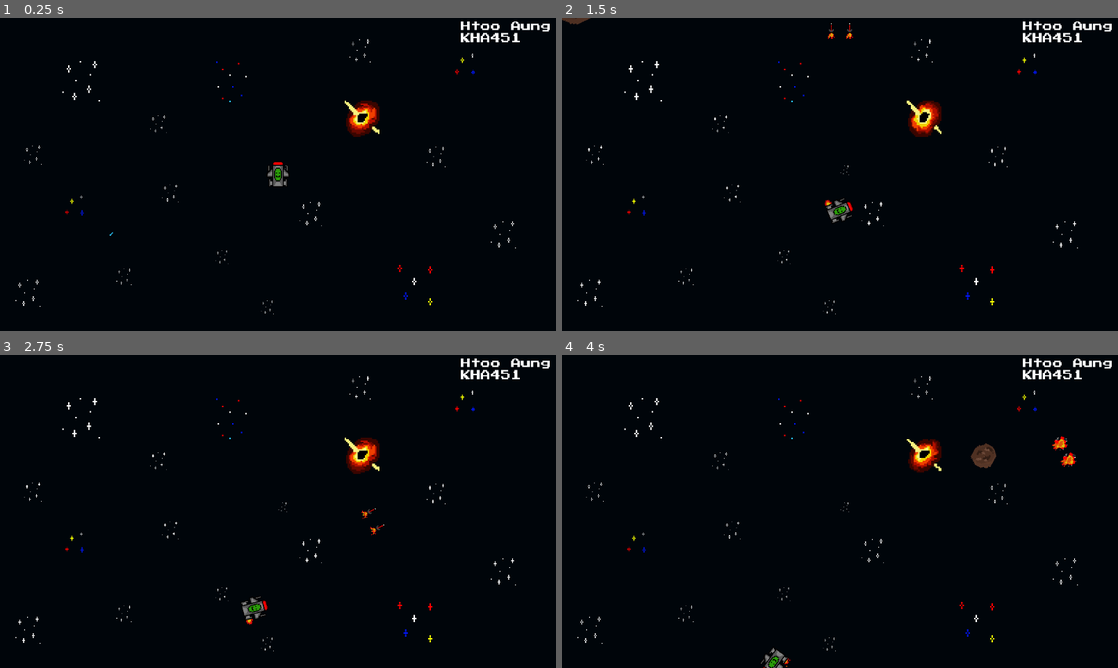
Above: before the commit, frames 1-4 (two rows, left to right).
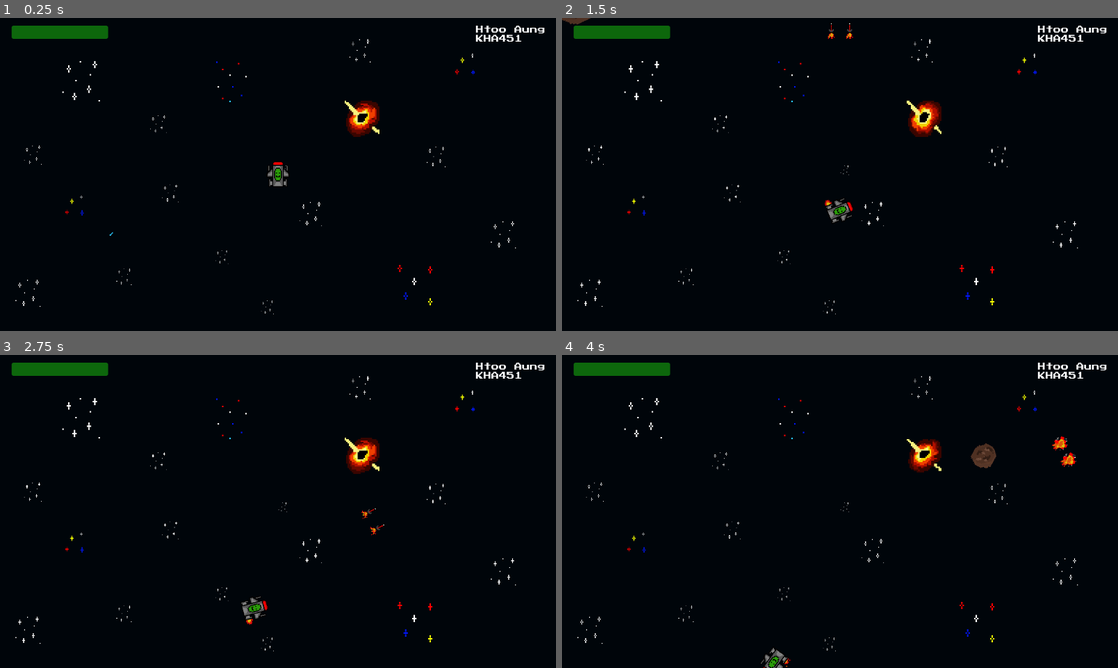
Above: after the commit, the same moments.

Repository: htoo-aung/Asteroids
Game: Godot game, scene res://scenes/main.tscn
The game is run twice, just before and just after one commit, with the same random seed, the same clock (stepped at 60 frames per second) and the same inputs.
Inputs:
- Up to frame 1 (0.25 s): no input
- Up to frame 2 (1.5 s): hold D (rotate_right) 0.53-1.28 s; hold Space (shoot) 0.53-1.28 s; hold A (rotate_left) from 1.28 s (still down); tap Space (shoot) at 1.35 s
- Up to frame 3 (2.75 s): release A (rotate_left) at 2.03 s; hold D (rotate_right) from 2.03 s (still down); hold Space (shoot) from 2.03 s (still down)
- Up to frame 4 (4 s): release Space (shoot) at 2.78 s; tap Space (shoot) at 2.85 s; release D (rotate_right) at 3.53 s; hold A (rotate_left) from 3.53 s (still down); hold Space (shoot) from 3.53 s (still down)

The runs differ from the first frame. In frame 1, 1.2% of the frame differs, in the area x 2-99%, y 1-8%; in frame 2, 1.2%; in frame 3, 1.2%; in frame 4, 1.2%.

Commit message:
added health bar respective to player's health

Diff:
--- a/scenes/main.tscn
+++ b/scenes/main.tscn
@@ -1,11 +1,27 @@
-[gd_scene load_steps=32 format=3 uid="uid://b3vg3a1qdxhdt"]
+[gd_scene load_steps=35 format=3 uid="uid://b3vg3a1qdxhdt"]
 
 [ext_resource type="PackedScene" uid="uid://b1fgppfdgww5t" path="res://scenes/level.tscn" id="1_gedsy"]
 [ext_resource type="Script" path="res://scripts/main.gd" id="1_w2mvy"]
 [ext_resource type="PackedScene" uid="uid://brukriyo3lckw" path="res://scenes/player.tscn" id="2_m5syh"]
+[ext_resource type="Script" path="res://scripts/hud_manager.gd" id="3_ihvn3"]
 [ext_resource type="Texture2D" uid="uid://bievwn5fjcer6" path="res://assets/sprites/stars.png" id="3_psbwy"]
 [ext_resource type="PackedScene" uid="uid://bkkrxhpnkcpss" path="res://scenes/asteroid.tscn" id="4_24ike"]
 [ext_resource type="FontFile" uid="uid://ddg18mf0nb4yj" path="res://assets/fonts/PressStart2P-vaV7.ttf" id="6_bakdp"]
+
+[sub_resource type="StyleBoxFlat" id="StyleBoxFlat_ybsgm"]
+bg_color = Color(0.129412, 0.00392157, 0.211765, 0.403922)
+border_color = Color(1, 1, 1, 1)
+corner_radius_top_left = 4
+corner_radius_top_right = 4
+corner_radius_bottom_right = 4
+corner_radius_bottom_left = 4
+
+[sub_resource type="StyleBoxFlat" id="StyleBoxFlat_6xp1r"]
+bg_color = Color(0.0509804, 0.729412, 0, 0.54902)
+corner_radius_top_left = 4
+corner_radius_top_right = 4
+corner_radius_bottom_right = 4
+corner_radius_bottom_left = 4
 
 [sub_resource type="AtlasTexture" id="AtlasTexture_n8pud"]
 atlas = ExtResource("3_psbwy")
@@ -233,144 +249,166 @@
 script = ExtResource("1_w2mvy")
 asteroid_scene = ExtResource("4_24ike")
 
+[node name="HUDManager" type="Node" parent="."]
+script = ExtResource("3_ihvn3")
+
 [node name="Player" parent="." instance=ExtResource("2_m5syh")]
 
 [node name="Camera2D" type="Camera2D" parent="."]
 
 [node name="Level" parent="." instance=ExtResource("1_gedsy")]
-
-[node name="Background" type="Node" parent="."]
-
-[node name="Stars1" type="AnimatedSprite2D" parent="Background"]
-z_index = -1
-position = Vector2(-408, -193)
-scale = Vector2(3, 3)
-sprite_frames = SubResource("SpriteFrames_yuwmv")
-autoplay = "default"
-frame_progress = 0.377799
-
-[node name="Stars2" type="AnimatedSprite2D" parent="Background"]
-z_index = -1
-position = Vector2(467, 125)
-scale = Vector2(2, 2)
-sprite_frames = SubResource("SpriteFrames_yuwmv")
-autoplay = "default"
-frame_progress = 0.377799
-
-[node name="Stars3" type="AnimatedSprite2D" parent="Background"]
-z_index = -1
-position = Vector2(-223, 39)
-scale = Vector2(1.3, 1.3)
-sprite_frames = SubResource("SpriteFrames_yuwmv")
-autoplay = "default"
-
-[node name="Stars6" type="AnimatedSprite2D" parent="Background"]
-z_index = -1
-position = Vector2(328, -36)
-scale = Vector2(1.5, 1.5)
-sprite_frames = SubResource("SpriteFrames_yuwmv")
-autoplay = "default"
-frame_progress = 0.377799
-
-[node name="Stars7" type="AnimatedSprite2D" parent="Background"]
-z_index = -1
-position = Vector2(284, 229)
-scale = Vector2(3, 3)
-sprite_frames = SubResource("SpriteFrames_yuwmv")
-animation = &"stars3"
-autoplay = "stars3"
-
-[node name="Stars8" type="AnimatedSprite2D" parent="Background"]
-z_index = -1
-position = Vector2(-508, -40)
-scale = Vector2(1.4, 1.4)
-sprite_frames = SubResource("SpriteFrames_yuwmv")
-autoplay = "default"
-frame_progress = 0.377799
-
-[node name="Stars9" type="AnimatedSprite2D" parent="Background"]
-z_index = -1
-position = Vector2(-423, 64)
-scale = Vector2(1.5, 1.5)
-sprite_frames = SubResource("SpriteFrames_yuwmv")
-animation = &"stars2"
-autoplay = "stars2"
-
-[node name="Stars10" type="AnimatedSprite2D" parent="Background"]
-z_index = -1
-position = Vector2(-22, 275)
-sprite_frames = SubResource("SpriteFrames_yuwmv")
-autoplay = "default"
-
-[node name="Stars11" type="AnimatedSprite2D" parent="Background"]
-z_index = -1
-position = Vector2(-518, 246)
-scale = Vector2(2, 2)
-sprite_frames = SubResource("SpriteFrames_yuwmv")
-autoplay = "default"
-
-[node name="Stars12" type="AnimatedSprite2D" parent="Background"]
-z_index = -1
-position = Vector2(-319, 212)
-scale = Vector2(1.2, 1.2)
-sprite_frames = SubResource("SpriteFrames_yuwmv")
-autoplay = "default"
-frame_progress = 0.377799
-
-[node name="Stars13" type="AnimatedSprite2D" parent="Background"]
-z_index = -1
-position = Vector2(-101, -195)
-scale = Vector2(3, 3)
-sprite_frames = SubResource("SpriteFrames_yuwmv")
-animation = &"stars4"
-autoplay = "stars4"
-
-[node name="Stars14" type="AnimatedSprite2D" parent="Background"]
-z_index = -1
-position = Vector2(386, -228)
-scale = Vector2(1.6, 1.6)
-sprite_frames = SubResource("SpriteFrames_yuwmv")
-animation = &"stars2"
-autoplay = "stars2"
-
-[node name="Stars15" type="AnimatedSprite2D" parent="Background"]
-z_index = -1
-position = Vector2(170, -256)
-scale = Vector2(1.7, 1.7)
-sprite_frames = SubResource("SpriteFrames_yuwmv")
-autoplay = "default"
-frame_progress = 0.377799
-
-[node name="Stars16" type="AnimatedSprite2D" parent="Background"]
-z_index = -1
-position = Vector2(68, 82)
-scale = Vector2(1.8, 1.8)
-sprite_frames = SubResource("SpriteFrames_yuwmv")
-autoplay = "default"
-frame_progress = 0.377799
-
-[node name="Stars4" type="AnimatedSprite2D" parent="Background"]
-z_index = -1
-position = Vector2(-116, 171)
-sprite_frames = SubResource("SpriteFrames_yuwmv")
-autoplay = "default"
-
-[node name="Stars5" type="AnimatedSprite2D" parent="Background"]
-z_index = -1
-position = Vector2(-248, -104)
-scale = Vector2(1.3, 1.3)
-sprite_frames = SubResource("SpriteFrames_yuwmv")
-autoplay = "default"
-
-[node name="Label" type="Label" parent="Background/Stars5"]
-offset_left = 481.538
-offset_top = -163.846
-offset_right = 625.538
-offset_bottom = -115.846
+z_index = -2
+
+[node name="ProgressBar" type="ProgressBar" parent="."]
+z_index = 1
+anchors_preset = 15
+anchor_right = 1.0
+anchor_bottom = 1.0
+offset_left = -552.0
+offset_top = -308.0
+offset_right = -352.0
+offset_bottom = -281.0
+grow_horizontal = 2
+grow_vertical = 2
+size_flags_horizontal = 0
+theme_override_styles/background = SubResource("StyleBoxFlat_ybsgm")
+theme_override_styles/fill = SubResource("StyleBoxFlat_6xp1r")
+value = 100.0
+show_percentage = false
+
+[node name="Label" type="Label" parent="."]
+z_index = -1
+offset_left = 410.0
+offset_top = -308.0
+offset_right = 554.0
+offset_bottom = -260.0
 theme_override_fonts/font = ExtResource("6_bakdp")
 text = "Htoo Aung
 KHA451"
 
+[node name="Background" type="Node" parent="."]
+
+[node name="Stars1" type="AnimatedSprite2D" parent="Background"]
+z_index = -1
+position = Vector2(-408, -193)
+scale = Vector2(3, 3)
+sprite_frames = SubResource("SpriteFrames_yuwmv")
+autoplay = "default"
+frame_progress = 0.377799
+
+[node name="Stars2" type="AnimatedSprite2D" parent="Background"]
+z_index = -1
+position = Vector2(467, 125)
+scale = Vector2(2, 2)
+sprite_frames = SubResource("SpriteFrames_yuwmv")
+autoplay = "default"
+frame_progress = 0.377799
+
+[node name="Stars3" type="AnimatedSprite2D" parent="Background"]
+z_index = -1
+position = Vector2(-223, 39)
+scale = Vector2(1.3, 1.3)
+sprite_frames = SubResource("SpriteFrames_yuwmv")
+autoplay = "default"
+
+[node name="Stars6" type="AnimatedSprite2D" parent="Background"]
+z_index = -1
+position = Vector2(328, -36)
+scale = Vector2(1.5, 1.5)
+sprite_frames = SubResource("SpriteFrames_yuwmv")
+autoplay = "default"
+frame_progress = 0.377799
+
+[node name="Stars7" type="AnimatedSprite2D" parent="Background"]
+z_index = -1
+position = Vector2(284, 229)
+scale = Vector2(3, 3)
+sprite_frames = SubResource("SpriteFrames_yuwmv")
+animation = &"stars3"
+autoplay = "stars3"
+
+[node name="Stars8" type="AnimatedSprite2D" parent="Background"]
+z_index = -1
+position = Vector2(-508, -40)
+scale = Vector2(1.4, 1.4)
+sprite_frames = SubResource("SpriteFrames_yuwmv")
+autoplay = "default"
+frame_progress = 0.377799
+
+[node name="Stars9" type="AnimatedSprite2D" parent="Background"]
+z_index = -1
+position = Vector2(-423, 64)
+scale = Vector2(1.5, 1.5)
+sprite_frames = SubResource("SpriteFrames_yuwmv")
+animation = &"stars2"
+autoplay = "stars2"
+
+[node name="Stars10" type="AnimatedSprite2D" parent="Background"]
+z_index = -1
+position = Vector2(-22, 275)
+sprite_frames = SubResource("SpriteFrames_yuwmv")
+autoplay = "default"
+
+[node name="Stars11" type="AnimatedSprite2D" parent="Background"]
+z_index = -1
+position = Vector2(-518, 246)
+scale = Vector2(2, 2)
+sprite_frames = SubResource("SpriteFrames_yuwmv")
+autoplay = "default"
+
+[node name="Stars12" type="AnimatedSprite2D" parent="Background"]
+z_index = -1
+position = Vector2(-319, 212)
+scale = Vector2(1.2, 1.2)
+sprite_frames = SubResource("SpriteFrames_yuwmv")
+autoplay = "default"
+frame_progress = 0.377799
+
+[node name="Stars13" type="AnimatedSprite2D" parent="Background"]
+z_index = -1
+position = Vector2(-101, -195)
+scale = Vector2(3, 3)
+sprite_frames = SubResource("SpriteFrames_yuwmv")
+animation = &"stars4"
+autoplay = "stars4"
+
+[node name="Stars14" type="AnimatedSprite2D" parent="Background"]
+z_index = -1
+position = Vector2(386, -228)
+scale = Vector2(1.6, 1.6)
+sprite_frames = SubResource("SpriteFrames_yuwmv")
+animation = &"stars2"
+autoplay = "stars2"
+
+[node name="Stars15" type="AnimatedSprite2D" parent="Background"]
+z_index = -1
+position = Vector2(170, -256)
+scale = Vector2(1.7, 1.7)
+sprite_frames = SubResource("SpriteFrames_yuwmv")
+autoplay = "default"
+frame_progress = 0.377799
+
+[node name="Stars16" type="AnimatedSprite2D" parent="Background"]
+z_index = -1
+position = Vector2(68, 82)
+scale = Vector2(1.8, 1.8)
+sprite_frames = SubResource("SpriteFrames_yuwmv")
+autoplay = "default"
+frame_progress = 0.377799
+
+[node name="Stars4" type="AnimatedSprite2D" parent="Background"]
+z_index = -1
+position = Vector2(-116, 171)
+sprite_frames = SubResource("SpriteFrames_yuwmv")
+autoplay = "default"
+
+[node name="Stars5" type="AnimatedSprite2D" parent="Background"]
+z_index = -1
+position = Vector2(-248, -104)
+scale = Vector2(1.3, 1.3)
+sprite_frames = SubResource("SpriteFrames_yuwmv")
+autoplay = "default"
+
 [node name="Stars17" type="AnimatedSprite2D" parent="Background"]
 z_index = -1
 position = Vector2(10, -9)
--- /dev/null
+++ b/scripts/hud_manager.gd
@@ -0,0 +1,16 @@
+extends Node
+
+@onready var progress_bar: ProgressBar = $"../ProgressBar"
+@onready var player: RigidBody2D = $"../Player"
+
+# Called when the node enters the scene tree for the first time.
+func _ready() -> void:
+	pass # Replace with function body.
+
+
+# Called every frame. 'delta' is the elapsed time since the previous frame.
+func _process(delta: float) -> void:
+	update_health(player.get_health())
+
+func update_health(player_health: float):
+	progress_bar.value = player_health
--- a/scripts/player.gd
+++ b/scripts/player.gd
@@ -117,3 +117,6 @@
 
 func death():
 	animatedSprite.play("death")
+
+func get_health():
+	return health
